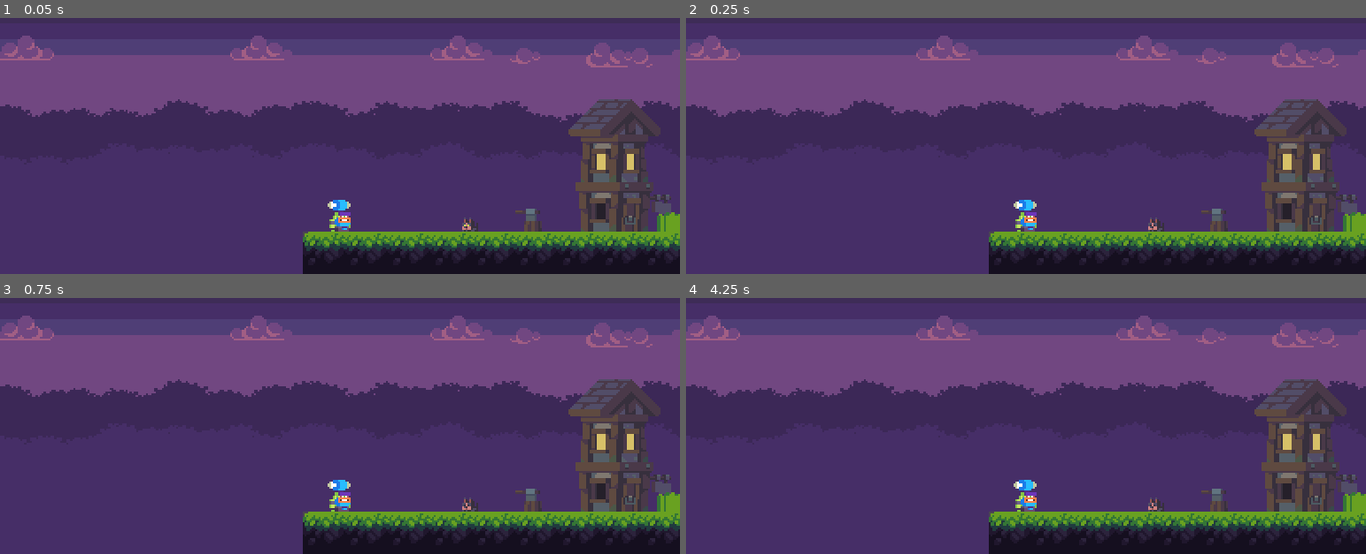
Above: before the commit, frames 1-4 (two rows, left to right).
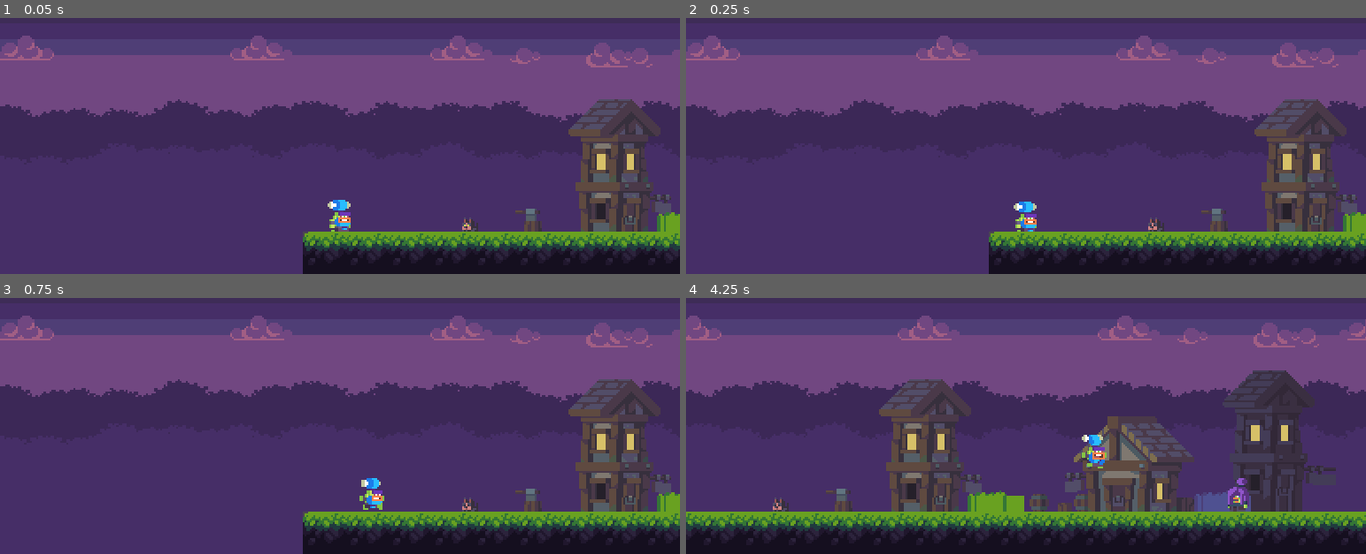
Above: after the commit, the same moments.

Repository: Gui-dev/the-mighty-rune
Game: Godot game, scene res://scene/management/game_level.tscn
Same seed, same stepped clock (60 frames per second), same inputs: the game is played once before the commit and once after it.
Inputs:
- Up to frame 1 (0.05 s): no input
- Up to frame 2 (0.25 s): no input
- Up to frame 3 (0.75 s): tap Enter at 0.5 s; hold Right (ui_right) from 0.53 s (still down)
- Up to frame 4 (4.25 s): tap Space (ui_select) at 0.77, 1.52, 3.02, 3.77 s; release Right (ui_right) at 2.03 s; hold Left (ui_left) 2.03-2.78 s; hold Right (ui_right) from 2.78 s (still down)

Frame 1 is identical in both runs. In frame 2, 0.2% of the frame differs, in the area x 48-52%, y 71-84%; in frame 3, 0.6%; in frame 4, 31%, in the area x 0-100%, y 6-100%.
Error before the commit: Parse Error: The identifier "Global" isn't declared in the current scope. (res://scripts/character/player.gd:68)

Commit message:
feat: add dead enemy count

Diff:
--- a/project.godot
+++ b/project.godot
@@ -59,6 +59,10 @@
 config/name="the-mighty-rune"
 run/main_scene="res://scene/management/game_level.tscn"
 config/icon="res://icon.png"
+
+[autoload]
+
+Global="*res://scripts/management/global.gd"
 
 [display]
 
--- a/scene/management/game_level.tscn
+++ b/scene/management/game_level.tscn
@@ -234,14 +234,22 @@
 position = Vector2( 95, 156 )
 
 [node name="VillageLady" parent="npc" instance=ExtResource( 14 )]
+unique_name_in_owner = true
 position = Vector2( 352, 156 )
 dialog_text = [ "Olá, aventureiro", "Tenho um pedido a lhe fazer ...", "Você poderia matar alguns monstros que estão atormentando a vila ?", "Ficaria muito grata" ]
+special_text = [ "Muito obrigado, você salvou a nossa vila" ]
 
 [node name="enemies" type="Node2D" parent="."]
 
 [node name="Enemy" parent="enemies" instance=ExtResource( 16 )]
 position = Vector2( 830, 128 )
 
+[node name="Enemy2" parent="enemies" instance=ExtResource( 16 )]
+position = Vector2( 1473, 152 )
+
+[node name="Enemy3" parent="enemies" instance=ExtResource( 16 )]
+position = Vector2( 1136, 104 )
+
 [node name="Player" parent="." instance=ExtResource( 4 )]
 position = Vector2( 21, 156 )
 
--- a/scripts/enemies/enemy.gd
+++ b/scripts/enemies/enemy.gd
@@ -41,6 +41,7 @@
   health -= value
 
   if health <= 0:
+    Global.kill_count()
     queue_free()
     return
 
